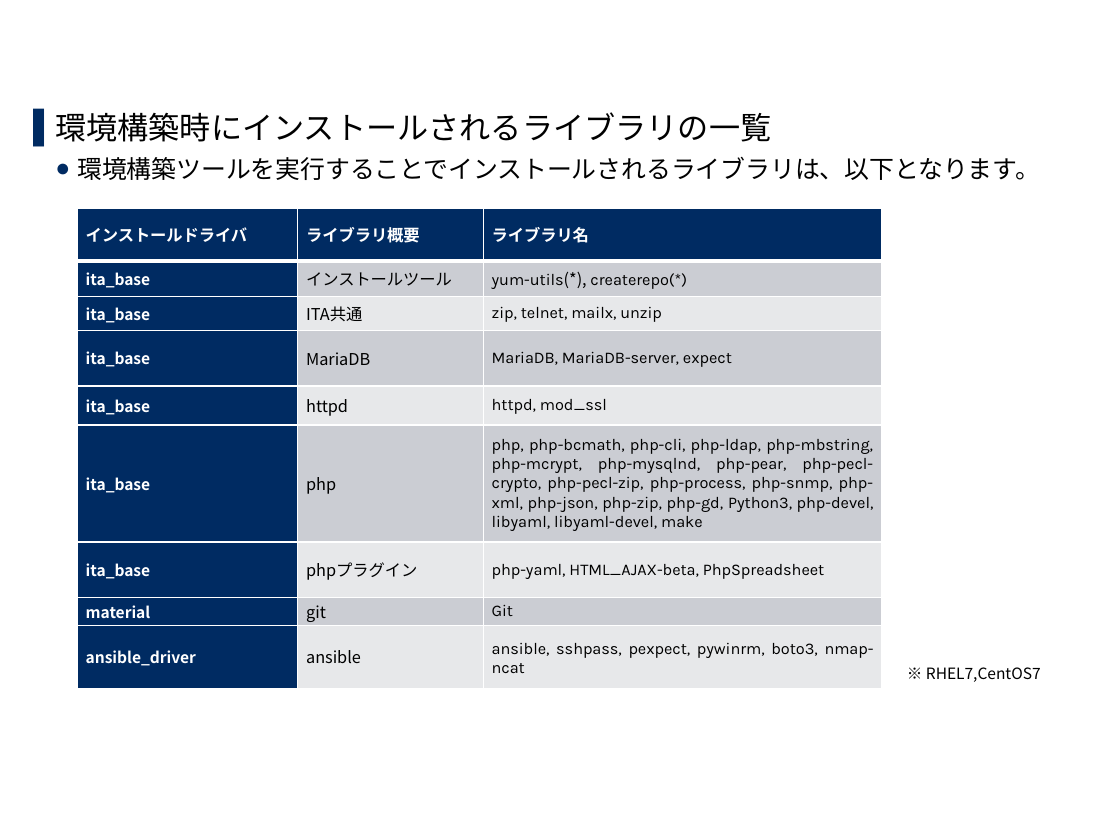
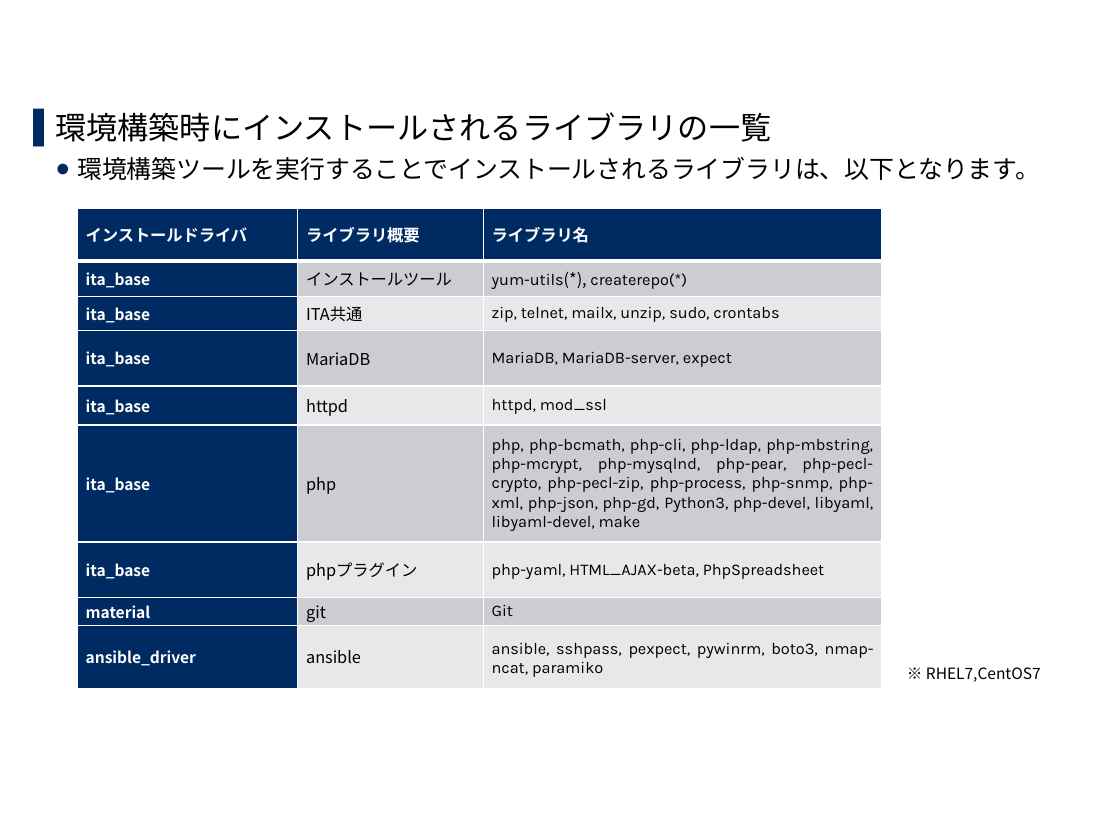
Before and after one commit to exastro-suite/it-automation-docs, a slide deck: slide 20 of asset/Learn_ja/ITA-offline-install_ja.pptx. Drawn at 1120x840 pixels with LibreOffice and Linux fonts; fonts in the diff are those of the drawing; background and template pictures are left out. Boxes give left, top, right and bottom in pixels: in the first picture for what was removed or moved away, otherwise in the second. Text is boxed around its words. In the diff, an @@ line names an element or a change of style, - is before the commit and + after.

Commit message:
2020/07/21 18:07:24

```diff
--- a/asset/Learn_ja/ITA-offline-install_ja.pptx
+++ b/asset/Learn_ja/ITA-offline-install_ja.pptx
@@ table at [77,208,883,689] @@
-row 3, column 3: zip, telnet, mailx, unzip
+row 3, column 3: zip, telnet, mailx, unzip, sudo, crontabs
-row 6, column 3: php, php-bcmath, php-cli, php-ldap, php-mbstring, php-mcrypt, php-mysqlnd, php-pear, php-pecl-crypto, php-pecl-zip, php-process, php-snmp, php-xml, php-json, php-zip, php-gd, Python3, php-devel, libyaml, libyaml-devel, make
+row 6, column 3: php, php-bcmath, php-cli, php-ldap, php-mbstring, php-mcrypt, php-mysqlnd, php-pear, php-pecl-crypto, php-pecl-zip, php-process, php-snmp, php-xml, php-json, php-gd, Python3, php-devel, libyaml, libyaml-devel, make
-row 9, column 3: ansible, sshpass, pexpect, pywinrm, boto3, nmap-ncat
+row 9, column 3: ansible, sshpass, pexpect, pywinrm, boto3, nmap-ncat, paramiko
```
Also in this commit, not shown: 5 other slides changed.
